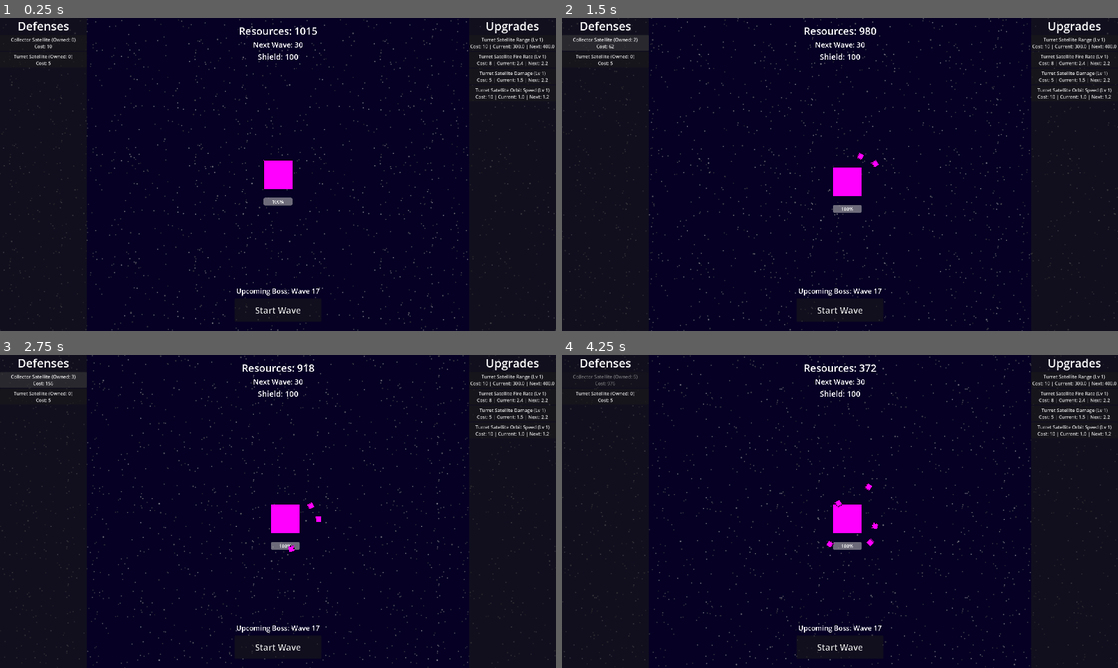
Above: before the commit, frames 1-4 (two rows, left to right).
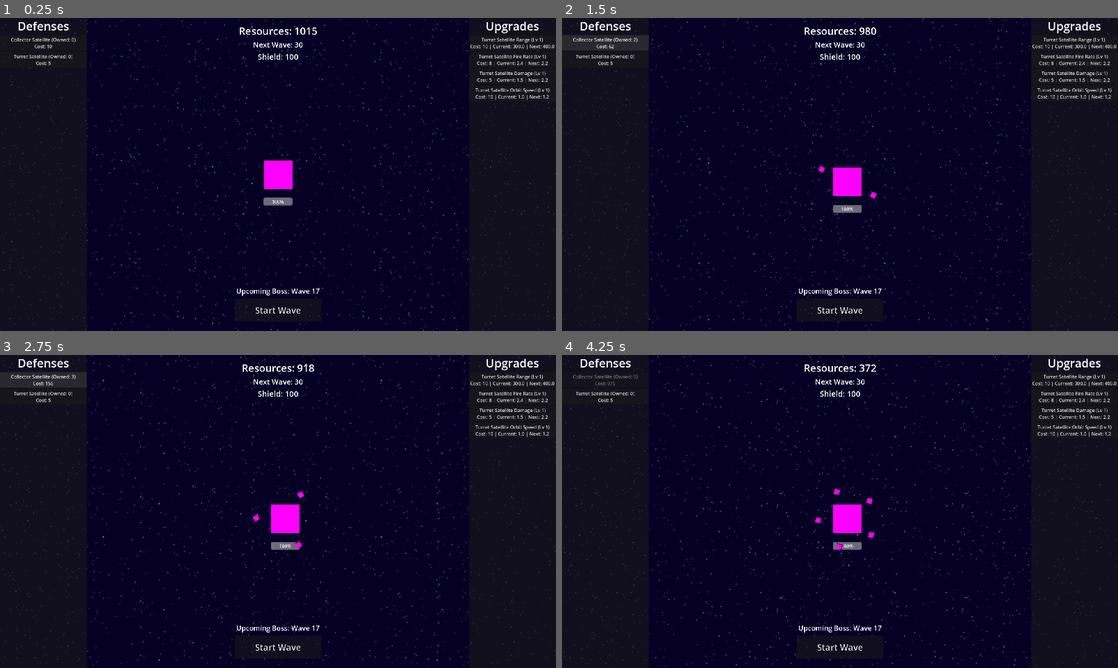
Above: after the commit, the same moments.

Repository: naeemR123/Learners-Game-Jam--2
Game: Godot game, scene res://Scenes/main.tscn
The game is run twice, just before and just after one commit, with the same random seed, the same clock (stepped at 60 frames per second) and the same inputs.
Inputs:
- Up to frame 1 (0.25 s): no input
- Up to frame 2 (1.5 s): click "Collector Satellite (Owned: 0…" at 0.5 s; click "Collector Satellite (Owned: 1…" at 1.25 s
- Up to frame 3 (2.75 s): click "Collector Satellite (Owned: 2…" at 2 s
- Up to frame 4 (4.25 s): click "Collector Satellite (Owned: 3…" at 2.75 s; click "Collector Satellite (Owned: 4…" at 3.5 s

The runs differ from the first frame. In frame 2, less than 0.1% of the frame differs, in the area x 23-69%, y 26-82%; in frame 3, 0.1%; in frame 4, 0.3%, in the area x 17-85%, y 0-98%.

Commit message:
Refactoring satellite system (collector done)
Add a SatelliteRing scene/script and wire orbit rings into the game. Game_Manager: generate_orbit_ring + updated purchase_defenses to create/reuse orbit rings, attach defenses to rings, and redistribute children. Refactor collector satellite: node structure and script updated (now Area2D), orbit handled by rings, updated signals and overlap checks. Add default orbit_radius to defense resources (collector & turret). Minor scene changes: add OrbitManager node to main, adjust collector_satellite.tscn and starfield texture size. Tweak starfield shader parameters and small UI button whitespace fix.

Diff:
--- a/Scenes/collector_satellite.tscn
+++ b/Scenes/collector_satellite.tscn
@@ -11,23 +11,20 @@
 [sub_resource type="CircleShape2D" id="CircleShape2D_vva7h"]
 radius = 20.0
 
-[node name="CollectorSatPivot" type="Node2D" unique_id=918467222]
+[node name="CollectorSatellite" type="Area2D" unique_id=1018827546]
+collision_layer = 0
+collision_mask = 8
 script = ExtResource("1_4a87g")
 
-[node name="Satellite" type="Area2D" parent="." unique_id=2035784533]
-position = Vector2(125, 0)
+[node name="Sprite2D" type="Sprite2D" parent="." unique_id=2004718042]
+texture = SubResource("PlaceholderTexture2D_4a87g")
+
+[node name="Range" type="CollisionShape2D" parent="." unique_id=1496507767]
+shape = SubResource("CircleShape2D_2oyko")
+
+[node name="CollectionZone" type="Area2D" parent="." unique_id=331828109]
 collision_layer = 0
 collision_mask = 8
 
-[node name="Sprite2D" type="Sprite2D" parent="Satellite" unique_id=637893447]
-texture = SubResource("PlaceholderTexture2D_4a87g")
-
-[node name="Range" type="CollisionShape2D" parent="Satellite" unique_id=1401070686]
-shape = SubResource("CircleShape2D_2oyko")
-
-[node name="CollectionZone" type="Area2D" parent="Satellite" unique_id=1925393022]
-collision_layer = 0
-collision_mask = 8
-
-[node name="CollisionShape2D" type="CollisionShape2D" parent="Satellite/CollectionZone" unique_id=1793141085]
+[node name="CollisionShape2D" type="CollisionShape2D" parent="CollectionZone" unique_id=560020516]
 shape = SubResource("CircleShape2D_vva7h")
--- a/Scenes/main.tscn
+++ b/Scenes/main.tscn
@@ -15,7 +15,6 @@
 extra_resources = true
 extra_amount = 1000
 custom_shield = true
-damage_number_toggle = null
 custom_asteroid_speed = true
 custom_asteroid_speed_value = 250.0
 
@@ -35,12 +34,13 @@
 near_star_size = 4
 near_autoscroll = Vector2(35, 10)
 near_repeat_times = 3
-near2_texture_size = Vector2i(1280, 1280)
 near2_autoscroll = Vector2(220, 50)
 near2_repeat_times = 3
 
 [node name="Planet" parent="." unique_id=604275000 instance=ExtResource("1_jjgbg")]
 position = Vector2(960, 540)
+
+[node name="OrbitManager" type="Node2D" parent="." unique_id=1736299382]
 
 [node name="AsteroidSpawner" type="Marker2D" parent="." unique_id=346610206]
 position = Vector2(960, 540)
--- /dev/null
+++ b/Scenes/satellite_ring.tscn
@@ -0,0 +1,6 @@
+[gd_scene format=3 uid="uid://d3a75aybwxj44"]
+
+[ext_resource type="Script" uid="uid://c6wgdnlkmc2rc" path="res://Scripts/satellite_ring.gd" id="1_l8bmw"]
+
+[node name="SatelliteRing" type="Node2D" unique_id=623608762]
+script = ExtResource("1_l8bmw")
--- a/Scenes/starfield.tscn
+++ b/Scenes/starfield.tscn
@@ -19,7 +19,7 @@
 near_autoscroll = Vector2(22, 8)
 near2_star_count = 2
 near2_star_size = 4
-near2_texture_size = Vector2i(1280, 720)
+near2_texture_size = Vector2i(1280, 1280)
 near2_autoscroll = Vector2(250, 50)
 near2_repeat_times = 2
 
--- a/Scripts/Globals/game_manager.gd
+++ b/Scripts/Globals/game_manager.gd
@@ -1,5 +1,4 @@
 extends Node
-
 
 
 
@@ -42,13 +41,13 @@
 
 
 # Adds resource to inventory and updates ui
-func add_resource(amount: int):
+func add_resource(amount: int) -> void:
 	resources += amount
 	resources_changed.emit()
 
 
 # Processes damage done to Planet, destroys if 0
-func take_damage(damage_val: float):
+func take_damage(damage_val: float) -> void:
 
 	# Safety net : Can't take damage if destroyed
 	if planet_destroyed:
@@ -168,27 +167,54 @@
 
 	# Purchases Defense if player has enough resources and space
 	if resources >= cost and defense.amount_owned < defense.max_allowed:
+
+		# Adds defense.id to 'owned_defenses' Array
+		owned_defenses.append(defense.id)
+
+		# Register stats the first time it is purchased
+		register_defense_stats(defense)
+
+		# - Generation of Orbit Rings (if necessary) -
+		var existing_rings = get_tree().current_scene.get_node("OrbitManager").get_children()	# Creates array of OrbitManager's children
+		var duplicate_ring : bool = false
+		var correct_ring : Node2D = null	# If nothing assigns it will push error
+
+		# If the id matches the incoming defense's id, then the generation
+		# of a new ring is aborted and assigns that ring as the correct_ring
+		for ring in existing_rings: # Checks each existing ring's id
+			if ring.my_id == defense.id:
+				duplicate_ring = true
+				correct_ring = ring
+				break
+		# Creates new ring if it doesn't already exist
+		if not duplicate_ring:
+			correct_ring = generate_orbit_ring(defense)
+
+		# Safety check
+		if correct_ring == null:
+			push_warning(" [GAME] Defense Purchase Unsuccessful | Ring Generation Failed , 'correct_ring' returns null value | Attempted to Purchase %s" % defense.id)
+			return false
+		# -
+
+		# Instantiates the Defense and runs its initialize function
+		var new_defense = defense.defense_scene.instantiate()
+		if new_defense.has_method("initialize"):
+			new_defense.initialize(defense)
+
+		# Adds Defense to scene tree under dedicated Orbit Ring
+		correct_ring.add_child(new_defense)
+		correct_ring.redistribute()
+
 		resources -= cost
 		defense.amount_owned += 1
 		defense.is_purchased = true
 
-		# Adds defense.id to 'owned_defenses' Array
-		owned_defenses.append(defense.id)
-
-		# Register stats the first time it is purchased
-		register_defense_stats(defense)
-
-		# Adds the Defense to the scene and runs its initialize function
-		var new_defense = defense.defense_scene.instantiate()
-		if new_defense.has_method("initialize"):
-			new_defense.initialize(defense)
-
-		get_tree().current_scene.add_child(new_defense)
-
 		# Tells UI to refresh
 		resources_changed.emit()
 
+		print(" [GAME] Defense Purchase Successful | Purchased %s" % defense.id)
 		return true # Purchase successful
+	print(" [GAME] Defense Purchase Unsuccessful | Attempted to Purchase %s" % defense.id)
 	return false # Purchase unsuccessful : not enough resources or max amount owned
 
 
@@ -225,9 +251,19 @@
 	return false # Purchase unsuccessful : not enough resources
 
 
+func generate_orbit_ring(defense) -> Node2D:
+	var ring_scene = load("uid://d3a75aybwxj44")
+	var new_ring = ring_scene.instantiate()
+	if new_ring.has_method("initialize"):
+		new_ring.initialize(defense)
+		get_tree().current_scene.get_node("OrbitManager").add_child(new_ring)
+		return new_ring
+	else:
+		push_error("[ERROR] Could not run 'initialize' on new orbit_ring -- function does not exist in node | Origin: Game_Manager/func purchase_defenses")
+		return null
 
 # Game over function
-func trigger_game_over():
+func trigger_game_over() -> void:
 	print(" ~ GAME OVER ~ ")
 	planet_destroyed = true
 	game_over.emit()			# Tells UI to display 'Game Over' screen
@@ -236,7 +272,7 @@
 
 
 # Reset function | Connected to "Try Again?" Button on 'Game Over' screen
-func game_reset():
+func game_reset() -> void:
 
 	print(" ~ RESETTING GAME... ~ ")
 
--- a/Scripts/Resources/Defenses/collector_satellite.tres
+++ b/Scripts/Resources/Defenses/collector_satellite.tres
@@ -10,10 +10,10 @@
 description = "Orbits the planet, emitting a gravitational field strong enough to pull in small resources that the satellite then processes for multi-use cases."
 defense_scene = ExtResource("1_m0ou7")
 max_allowed = 30
-unlock_wave = 1
 base_cost = 10
 cost_multiplier = 2.5
 default_stats = {
+"orbit_radius": 100.0,
 "orbit_speed": 0.5,
 "range": 100.0,
 "satellite_collection_speed": 100.0,
--- a/Scripts/Resources/Defenses/turret_satellite.tres
+++ b/Scripts/Resources/Defenses/turret_satellite.tres
@@ -14,6 +14,7 @@
 default_stats = {
 "damage": 1.5,
 "fire_rate": 2.4,
+"orbit_radius": 150.0,
 "orbit_speed": 1.0,
 "range": 300.0,
 "turn_speed": 10.0
--- a/Scripts/Shaders/starfield_twinkle.tres
+++ b/Scripts/Shaders/starfield_twinkle.tres
@@ -4,5 +4,5 @@
 
 [resource]
 shader = ExtResource("1_xw332")
-shader_parameter/twinkle_speed = 1.20000005374012
-shader_parameter/twinkle_intensity = 0.350000016625
+shader_parameter/twinkle_speed = 1.6000000727401202
+shader_parameter/twinkle_intensity = 0.450000021375
--- a/Scripts/collector_satellite.gd
+++ b/Scripts/collector_satellite.gd
@@ -1,42 +1,26 @@
-extends Node2D
+extends Area2D
 
 
 @onready var game := Game_Manager
 
 
-@onready var satellite : Area2D = $Satellite
-@onready var collector_range : CollisionShape2D = $Satellite/Range
-@onready var collection_zone : Area2D = $Satellite/CollectionZone
-@onready var planet : Area2D = get_tree().get_first_node_in_group("Planet")
+@onready var collector_range : CollisionShape2D = $Range
+@onready var collection_zone : Area2D = $CollectionZone
 
 
 var my_id : String
-var my_orbit_radius : float = 150
-var orbit_radius_variance : float = 40
 var my_range : float = 100.0
-var my_orbit_speed : float = 0.5
-var orbit_speed_variance : float = 0.3
 var my_collection_speed : float = 80
 var my_collection_strength : float = 0.5
 
-func initialize(data: SatelliteData):
+func initialize(data: SatelliteData) -> void:
 	my_id = data.id
-	my_orbit_radius = randf_range(data.orbit_radius - orbit_radius_variance, data.orbit_radius + orbit_radius_variance)
-
-	# Randomizes starting angle so they don't all spawn at the exact same spot
-	rotation = randf_range(0, TAU)		# TAU is 360 degrees in radians
 
 
 func _ready() -> void:
-	if planet == null:
-		push_warning("No planet body found. ", self, " setup aborted.")
-		return
-	global_position = planet.global_position
-	satellite.position.x = my_orbit_radius
+
+	collection_zone.area_entered.connect(_on_collection_area_entered)	# Connects the Area2D signals via code
 	collector_range.shape = collector_range.shape.duplicate()
-
-	# Connects the Area2D signals via code
-	collection_zone.area_entered.connect(_on_collection_area_entered)
 
 	game.stats_changed.connect(update_satellite_stats)
 	update_satellite_stats()
@@ -45,18 +29,12 @@
 func update_satellite_stats():
 	my_collection_speed = game.active_stats[my_id][StatIDs.SAT_COLLECTION_SPEED]
 	my_collection_strength = game.active_stats[my_id][StatIDs.SAT_COLLECTION_STRENGTH]
-	my_orbit_speed = game.active_stats[my_id][StatIDs.ORBIT_SPEED]
 	my_range = game.active_stats[my_id][StatIDs.RANGE]
 	collector_range.shape.radius = my_range
 
-func _process(delta: float) -> void:
-
-	# Rotates the pivot to make the satellite orbit
-	rotation += randf_range(my_orbit_speed - orbit_speed_variance, my_orbit_speed + orbit_speed_variance) * delta
-
 
 func _physics_process(delta: float) -> void:
-	var caught_resources = satellite.get_overlapping_areas()
+	var caught_resources = get_overlapping_areas()
 
 	for resource in caught_resources:
 
@@ -65,7 +43,7 @@
 			var current_velocity = resource.direction * resource.speed
 
 			# Adds slight variation between resources - prevents overlapping when released
-			var target_pos = satellite.global_position
+			var target_pos = global_position
 			if "swarm_offset" in resource:
 				target_pos += resource.swarm_offset
 
--- a/Scripts/defenses_button.gd
+++ b/Scripts/defenses_button.gd
@@ -14,6 +14,7 @@
 func _on_pressed() -> void:
 	if game.purchase_defenses(defense_data):
 		update_display()
+
 
 
 func update_display() -> void:
--- /dev/null
+++ b/Scripts/satellite_ring.gd
@@ -0,0 +1,48 @@
+extends Node2D
+
+
+@onready var game := Game_Manager
+
+
+@onready var planet : Area2D = get_tree().get_first_node_in_group("Planet")
+
+
+# Properties assigned based on satelitte-type
+var my_id : String
+var my_orbit_radius : float
+var my_orbit_speed : float
+
+
+func initialize(data: SatelliteData) -> void:
+	my_id = data.id
+
+
+func _ready() -> void:
+	if planet == null:
+		push_warning("No planet body found. ", self, " setup aborted.")
+		return
+
+	global_position = planet.global_position
+	game.stats_changed.connect(update_stats)
+	update_stats()
+
+
+# Called every frame. 'delta' is the elapsed time since the previous frame.
+func _process(delta: float) -> void:
+
+	# Rotates the pivot to make the child satellites orbit
+	rotation += my_orbit_speed * delta
+
+
+func update_stats() -> void:
+	my_orbit_speed = game.active_stats[my_id][StatIDs.ORBIT_SPEED]
+	my_orbit_radius = game.active_stats[my_id][StatIDs.ORBIT_RADIUS]
+
+
+func redistribute() -> void:
+	var children = get_children()
+	var count = children.size()
+
+	for i in count:
+		var angle = TAU * i/count
+		children[i].position = Vector2(my_orbit_radius, 0).rotated(angle)
Not shown, added: Scripts/satellite_ring.gd.uid
